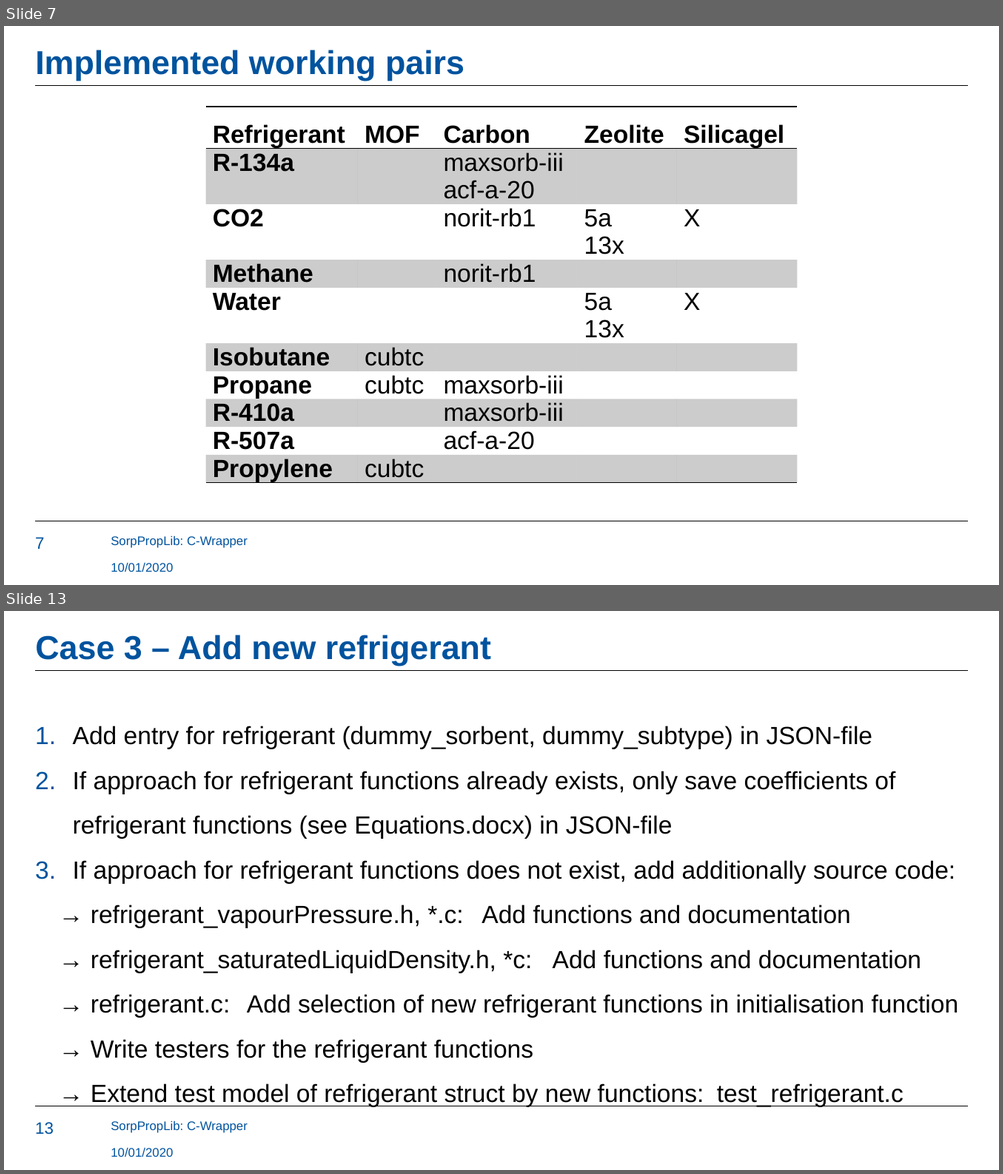
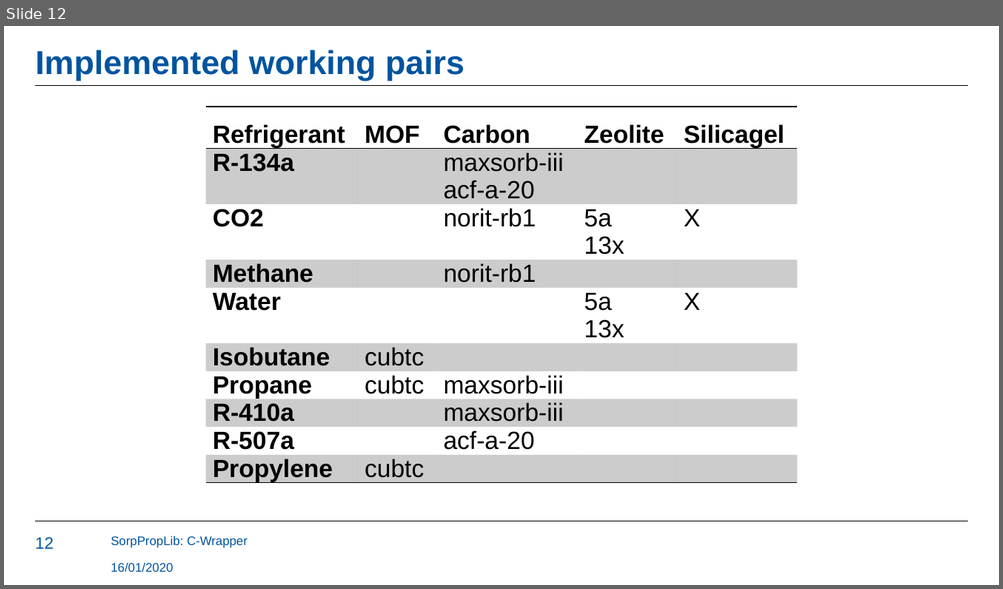
Before and after one commit to carlesRT/sorpproplib_JSON, a slide deck: c_wrapper/SorpPropLib_CWrapper.pptx. Shown one above the other, each under a label of ours: slides 7 and 13 before the commit, slide 12 after it; the slides between them are not shown. The pictures are 1003x1174 and 1003x589 pixels, drawn with LibreOffice and Linux fonts; fonts in the diff are those of the drawing; background and template pictures are left out. Boxes give left, top, right and bottom in pixels: in the first picture for what was removed or moved away, otherwise in the second. Text is boxed around its words. In the diff, an @@ line names an element or a change of style, - is before the commit and + after.

Commit message:
Updated workflow of C wrapper

```diff
--- a/c_wrapper/SorpPropLib_CWrapper.pptx
+++ b/c_wrapper/SorpPropLib_CWrapper.pptx
@@ slide 13 removed at (4, 611, 999, 1170), background #FFFFFF; not listed: 3 template elements that a slide beside it also shows @@
@@ title removed at (35, 635, 491, 666) @@
-Case 3 – Add new refrigerant
@@ text removed at (73, 726, 959, 1107) @@
-1. Add entry for refrigerant (dummy_sorbent, dummy_subtype) in JSON-file
-2. If approach for refrigerant functions already exists, only save coefficients of refrigerant functions (see Equations.docx) in JSON-file
-3. If approach for refrigerant functions does not exist, add additionally source code:
-→ refrigerant_vapourPressure.h, *.c: Add functions and documentation
-→ refrigerant_saturatedLiquidDensity.h, *c: Add functions and documentation
-→ refrigerant.c : Add selection of new refrigerant functions in initialisation function
-→ Write testers for the refrigerant functions
-→ Extend test model of refrigerant struct by new functions: test_refrigerant.c
@@ text removed at (111, 1121, 247, 1133) @@
-SorpPropLib: C-Wrapper
@@ text removed at (111, 1147, 173, 1158) @@
-10/01/2020
@@ what was slide 7 is now slide 12 @@
@@ slide 12 changed as well @@
@@ page number at (35, 537, 54, 549): text changed @@
-7
+12
@@ text at (111, 562, 173, 573): text changed @@
-10/01/2020
+16/01/2020
```
Also in this commit, not shown: 6 other slides changed, 7 slides added, 6 other slides removed.
